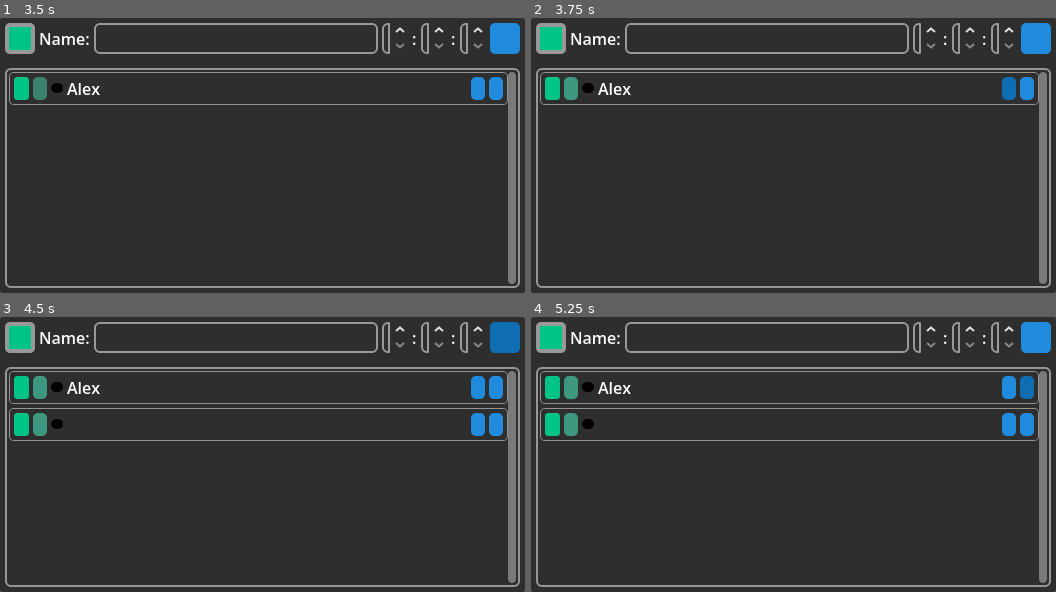
Above: before the commit, frames 1-4 (two rows, left to right).
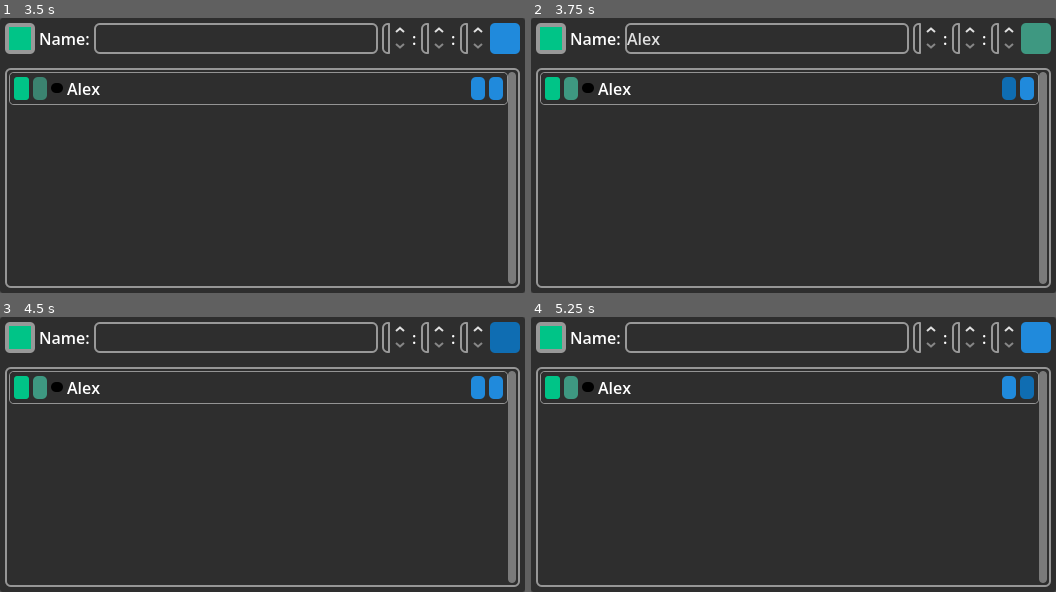
Above: after the commit, the same moments.

Repository: the0neWhoKnocks/godot.egg-timer
Game: Godot game, scene res://scenes/app.tscn
The game is run twice, just before and just after one commit, with the same random seed, the same clock (stepped at 60 frames per second) and the same inputs.
Inputs (mouse positions are in pixels of both pictures, inside the frame that each line leads up to):
- Up to frame 1 (3.5 s): click (236, 37) at 0.52 s; type "Alex" at 0.6 s; click "+" at 1.25 s; click "" at 2 s; click "" at 2.75 s
- Up to frame 2 (3.75 s): click "" at 3.5 s
- Up to frame 3 (4.5 s): click "+" (after the commit: "") at 4.25 s
- Up to frame 4 (5.25 s): click "" at 5 s

Frame 1 is identical in both runs. In frame 2, 0.8% of the frame differs, in the area x 18-100%, y 1-14%; in frame 3, 1.7%, in the area x 1-97%, y 33-46%; in frame 4, 1.7%.
Error before the commit: Invalid access to property or key 'timers' on a base object of type 'Dictionary'. (res://scripts/AppConfig.gd:8)
Error after the commit: Invalid access to property or key 'timers' on a base object of type 'Dictionary'. (res://scripts/AppConfig.gd:10)

Commit message:
feat: Edit existing timer

Diff:
--- a/scripts/App.gd
+++ b/scripts/App.gd
@@ -1,3 +1,6 @@
 extends Node
 
 var config: AppConfig = AppConfig.new()
+
+@warning_ignore_start("unused_signal")
+signal edit_timer(uid: String)
--- a/scripts/AppConfig.gd
+++ b/scripts/AppConfig.gd
@@ -1,6 +1,8 @@
 class_name AppConfig extends BaseConfig
 
 var timers: Dictionary = {}
+
+signal timer_config_changed(uid: String, data: Dictionary)
 
 func _init() -> void:
   super("eggtimer")
@@ -9,6 +11,12 @@
   else: timers = data["timers"]
 
 
-func set_timer(uid: String, timer_data: Dictionary) -> void:
+func get_timer(uid: String) -> Dictionary:
+  return timers[uid]
+
+
+func set_timer(uid: String, timer_data: Dictionary, changed: bool = false) -> void:
   timers[uid] = timer_data
   save_file()
+  if changed:
+    timer_config_changed.emit(uid, timer_data)
--- a/scripts/Utils.gd
+++ b/scripts/Utils.gd
@@ -1,4 +1,20 @@
 class_name Utils extends Node
+
+static func add_btn_style_override(node: Node, btn_color: String) -> void:
+  var style1 = node.get_theme_stylebox("normal").duplicate()
+  var style2 = node.get_theme_stylebox("pressed").duplicate()
+  style1.bg_color = Color(btn_color)
+  style2.bg_color = Color(str(btn_color, "CC")) # add opacity
+  node.add_theme_stylebox_override("normal", style1)
+  node.add_theme_stylebox_override("focus", style2)
+  node.add_theme_stylebox_override("hover", style2)
+  node.add_theme_stylebox_override("pressed", style2)
+
+static func remove_btn_style_override(node: Node) -> void:
+  node.remove_theme_stylebox_override("normal")
+  node.remove_theme_stylebox_override("focus")
+  node.remove_theme_stylebox_override("hover")
+  node.remove_theme_stylebox_override("pressed")
 
 static func gen_uuid4() -> String:
   const UUID_CHARS = "0123456789abcdef"
--- a/scripts/egg_timer.gd
+++ b/scripts/egg_timer.gd
@@ -43,6 +43,7 @@
   _hours: int,
   _minutes: int,
   _seconds: int,
+  _uid: String = "",
 ) -> EggTimer:
   var timer = EGG_TIMER.instantiate()
   timer.color = _color
@@ -50,27 +51,27 @@
   timer.hours = _hours
   timer.minutes = _minutes
   timer.seconds = _seconds
-  timer.uid = Utils.gen_uuid4()
+  timer.uid = _uid if _uid != "" else Utils.gen_uuid4()
   return timer
 
 
 # Called when the node enters the scene tree for the first time.
 func _ready() -> void:
-  var chip_style = color_chip.get_theme_stylebox("panel").duplicate()
-  chip_style.bg_color = Color(color)
-  color_chip.add_theme_stylebox_override("panel", chip_style)
+  _render_ui()
 
-  update_ctrl_styles()
-  timer_txt_color = time_display.get_theme_color("font_color")
-  timer_txt_color_dim = Color(timer_txt_color, 0.5)
   ctrl_btn.pressed.connect(_on_ctrl_btn_press)
+  edit_btn.pressed.connect(_on_edit_btn_press)
+  App.config.timer_config_changed.connect(_on_config_change)
 
-  update_display(hours, minutes, seconds)
-  timer_name.text = label
-  delete_btn.text = Constants.ICON__DELETE
-  edit_btn.text = Constants.ICON__EDIT
 
-  total_seconds = (hours * 3600) + (minutes * 60) + seconds
+func _on_config_change(conf_uid: String, conf_data: Dictionary) -> void:
+  if conf_uid == uid:
+    color = conf_data["color"]
+    label = conf_data["name"]
+    hours = conf_data["hours"]
+    minutes = conf_data["mins"]
+    seconds = conf_data["secs"]
+    _render_ui()
 
 
 func _on_ctrl_btn_press() -> void:
@@ -86,9 +87,30 @@
     update_display(hours, minutes, seconds)
 
 
+func _on_edit_btn_press() -> void:
+  App.edit_timer.emit(uid)
+
+
 func _process(delta: float) -> void:
   render_timer(delta)
   render_blink(delta)
+
+
+func _render_ui() -> void:
+  var chip_style: StyleBox = color_chip.get_theme_stylebox("panel").duplicate()
+  chip_style.bg_color = Color(color)
+  color_chip.add_theme_stylebox_override("panel", chip_style)
+
+  update_ctrl_styles()
+  timer_txt_color = time_display.get_theme_color("font_color")
+  timer_txt_color_dim = Color(timer_txt_color, 0.5)
+
+  update_display(hours, minutes, seconds)
+  timer_name.text = label
+  edit_btn.text = Constants.ICON__EDIT
+  delete_btn.text = Constants.ICON__DELETE
+
+  total_seconds = (hours * 3600) + (minutes * 60) + seconds
 
 
 func render_blink(delta: float) -> void:
@@ -121,14 +143,7 @@
 
 func update_ctrl_styles() -> void:
   var styles = ctrl_styles["stop"] if timer_running else ctrl_styles["play"]
-  var style1 = ctrl_btn.get_theme_stylebox("normal").duplicate()
-  var style2 = ctrl_btn.get_theme_stylebox("pressed").duplicate()
-  style1.bg_color = Color(styles["color"])
-  style2.bg_color = Color(str(styles["color"], "CC")) # add opacity
-  ctrl_btn.add_theme_stylebox_override("normal", style1)
-  ctrl_btn.add_theme_stylebox_override("focus", style2)
-  ctrl_btn.add_theme_stylebox_override("hover", style2)
-  ctrl_btn.add_theme_stylebox_override("pressed", style2)
+  Utils.add_btn_style_override(ctrl_btn, styles["color"])
   ctrl_btn.text = styles["icon"]
 
 
--- a/scripts/timer_form.gd
+++ b/scripts/timer_form.gd
@@ -2,7 +2,7 @@
 
 var color: String = Constants.DEFAULT__TIMER_COLOR
 var ctrl_disabled: bool = true
-var editing: bool = false
+var uid: String = ""
 
 @onready var color_picker_btn: ColorPickerButton = $TimerColorPickerBtn
 @onready var ctrl_btn: Button = $CtrlBtn
@@ -16,25 +16,28 @@
   color_picker_btn.color = color
   color_picker_btn.color_changed.connect(_on_color_changed)
 
-  ctrl_btn.text = Constants.ICON__PLUS
+  _update_ctrl_btn()
   #ctrl_btn.disabled = ctrl_disabled # TODO enable when inputs have values
   ctrl_btn.pressed.connect(_on_ctrl_button_pressed)
 
-  for uid in App.config.timers:
-    var timer = App.config.timers[uid]
-    _add_timer(uid, timer)
+  for _uid in App.config.timers:
+    var timer = App.config.get_timer(_uid)
+    _add_timer(_uid, timer)
+
+  App.edit_timer.connect(_on_edit)
 
 
-func _add_timer(uid: String = "", timer_config: Dictionary = {}) -> EggTimer:
+func _add_timer(_uid: String = "", timer_config: Dictionary = {}) -> EggTimer:
   var timer: EggTimer
 
-  if uid != "":
+  if _uid != "":
     timer = EggTimer.create(
       timer_config["color"],
       timer_config["name"],
       timer_config["hours"],
       timer_config["mins"],
       timer_config["secs"],
+      _uid,
     )
   else:
     timer = EggTimer.create(
@@ -63,20 +66,63 @@
 
 
 func _on_ctrl_button_pressed() -> void:
-  # Create and add timer to list
-  var timer = _add_timer()
+  var _uid: String
+  var changed: bool = false
+  var payload: Dictionary = {}
+
+  if uid == "":
+    # Create and add timer to list
+    var timer = _add_timer()
+    _uid = timer.uid
+    payload = {
+      "color": timer.color,
+      "hours": timer.hours,
+      "mins": timer.minutes,
+      "name": timer.label,
+      "secs": timer.seconds,
+    }
+  else:
+    _uid = uid
+    payload = {
+      "color": color_picker_btn.color.to_html(),
+      "hours": hours_input.value,
+      "mins": minutes_input.value,
+      "name": timer_name_input.text,
+      "secs": seconds_input.value,
+    }
 
   # Reset form
   color_picker_btn.color = Constants.DEFAULT__TIMER_COLOR
   timer_name_input.text = ""
   hours_input.value = 0
   minutes_input.value = 0
-  seconds_input.get_text()
+  seconds_input.value = 0
+  if uid != "":
+    changed = true
+    uid = ""
+    _update_ctrl_btn()
 
-  App.config.set_timer(timer.uid, {
-    "color": timer.color,
-    "hours": timer.hours,
-    "mins": timer.minutes,
-    "name": timer.label,
-    "secs": timer.seconds,
-  })
+  App.config.set_timer(_uid, payload, changed)
+
+
+func _on_edit(_uid: String) -> void:
+  uid = _uid
+
+  var timer_conf = App.config.get_timer(uid)
+
+  color_picker_btn.color = timer_conf["color"]
+  timer_name_input.text = timer_conf["name"]
+  hours_input.value = timer_conf["hours"]
+  minutes_input.value = timer_conf["mins"]
+  seconds_input.value = timer_conf["secs"]
+
+  _update_ctrl_btn()
+
+
+func _update_ctrl_btn() -> void:
+  if uid == "":
+    ctrl_btn.text = Constants.ICON__PLUS
+    Utils.remove_btn_style_override(ctrl_btn)
+  else:
+    ctrl_btn.text = Constants.ICON__SAVE
+    Utils.add_btn_style_override(ctrl_btn, "#3e9881")
